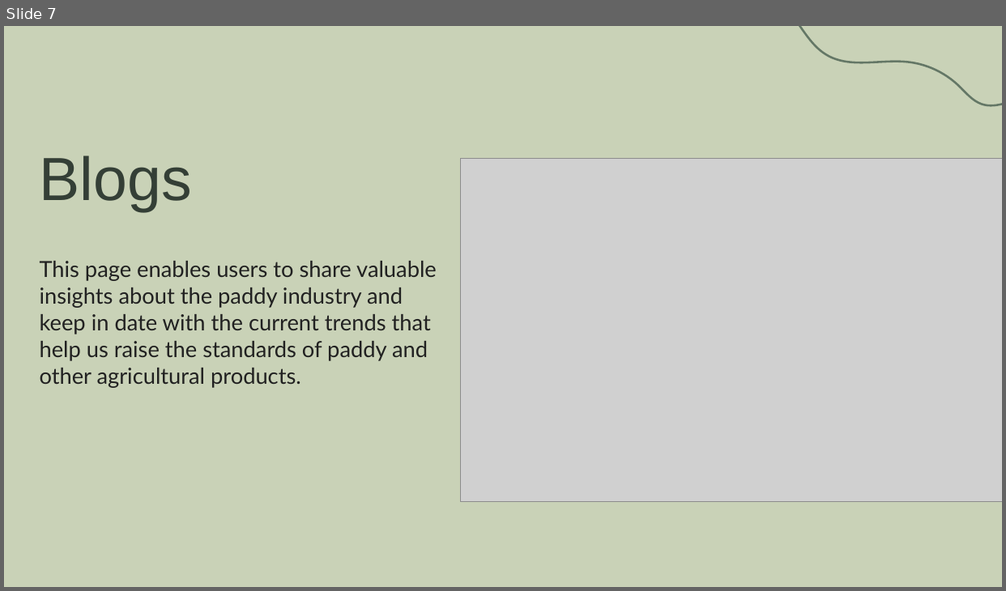
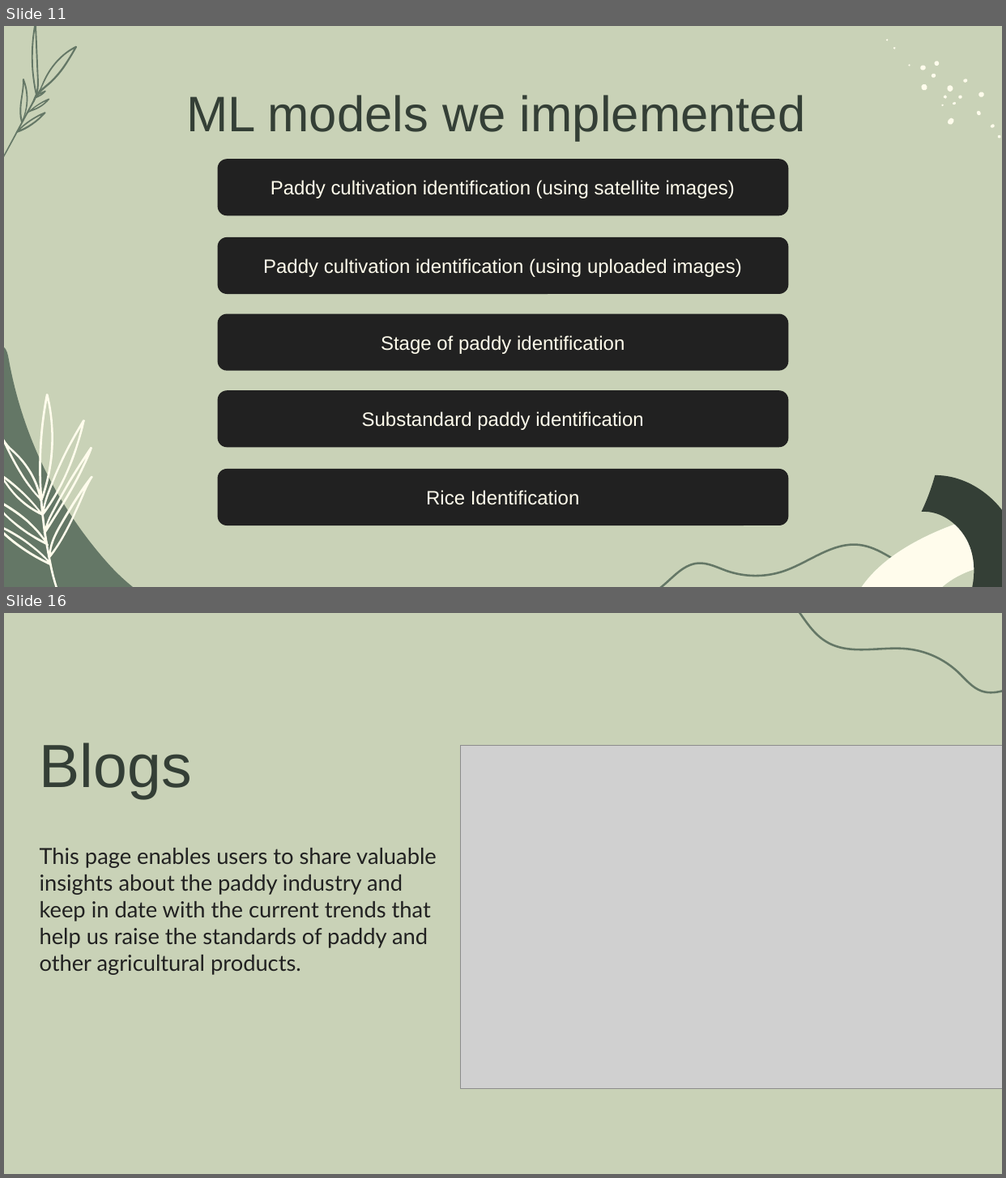
Before and after one commit to dev2010030040/farmers_all, a slide deck: presentations/farmersall.pptx. Shown one above the other, each under a label of ours: slide 7 before the commit, slides 11 and 16 after it; the slides between them are not shown. The pictures are 1006x591 and 1006x1178 pixels, drawn with LibreOffice and Linux fonts; fonts in the diff are those of the drawing; grey boxes stand for pictures. Boxes give left, top, right and bottom in pixels: in the first picture for what was removed or moved away, otherwise in the second. Text is boxed around its words. In the diff, an @@ line names an element or a change of style, - is before the commit and + after.

```diff
--- a/presentations/farmersall.pptx
+++ b/presentations/farmersall.pptx
@@ slide 11 added at box(4, 26, 1002, 587), background #C9D2B7 @@
@@ group added at box(4, 26, 92, 169): 6 freeform shapes @@
@@ title added at box(186, 95, 806, 141), 36 pt, text #343F36 @@
+ML models we implemented
@@ group added at box(886, 38, 1001, 139): 18 freeform shapes @@
@@ rounded rectangle added at box(218, 159, 788, 216), fill #212121, 14 pt, text #FFFCEC @@
+Paddy cultivation identification (using satellite images)
@@ rounded rectangle added at box(218, 237, 788, 294), fill #212121, 14 pt, text #FFFCEC @@
+Paddy cultivation identification (using uploaded images)
@@ freeform shape added at box(4, 302, 211, 587), fill #647766 @@
@@ rounded rectangle added at box(218, 314, 788, 371), fill #212121, 14 pt, text #FFFCEC @@
+Stage of paddy identification
@@ freeform shape added at box(4, 386, 114, 587), fill #FFFCEC, outline #FFFCEC 0.75 pt @@
@@ rounded rectangle added at box(218, 390, 788, 447), fill #212121, 14 pt, text #FFFCEC @@
+Substandard paddy identification
@@ rounded rectangle added at box(218, 469, 788, 526), fill #212121, 14 pt, text #FFFCEC @@
+Rice Identification
@@ freeform shape added at box(921, 475, 1002, 587), fill #343F36 @@
@@ freeform shape added at box(654, 532, 914, 587), fill #647766, outline #647766 1.5 pt @@
@@ freeform shape added at box(854, 514, 998, 587), fill #FFFCEC @@
@@ what was slide 7 is now slide 16 @@
```
Also in this commit, not shown: 5 slides changed, 6 other slides added, 1 slide removed, 27 other files.
